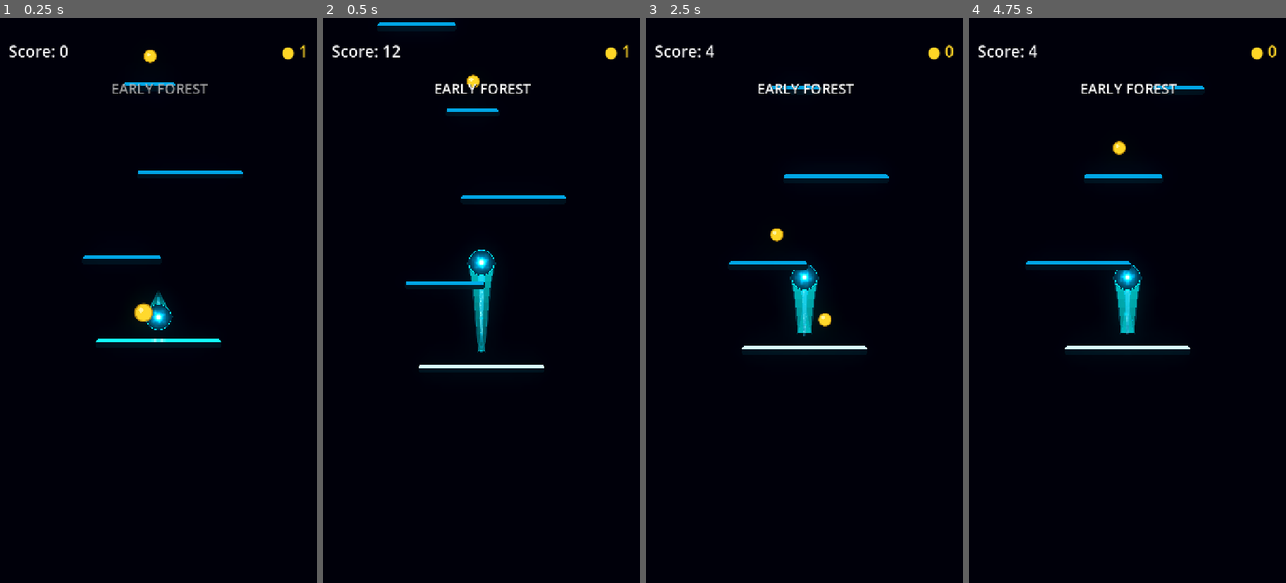
Above: before the commit, frames 1-4 (left to right).
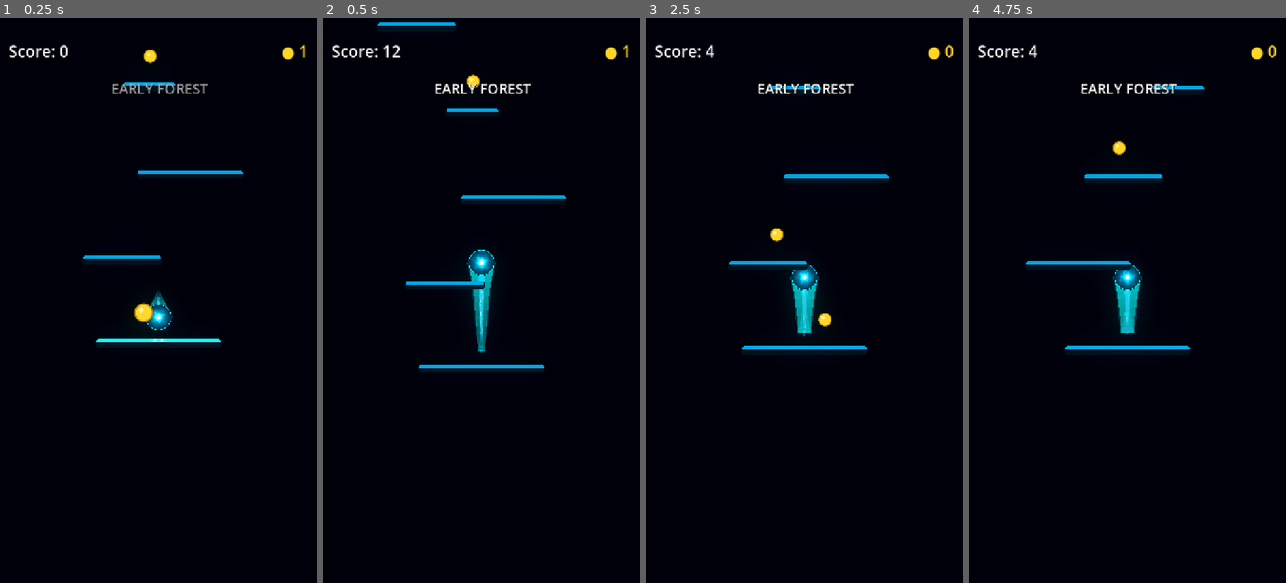
Above: after the commit, the same moments.

Repository: Kryodo/TowerJump
Game: Godot game, scene res://scenes/main.tscn
Same seed, same stepped clock (60 frames per second), same inputs: the game is played once before the commit and once after it.
Inputs (mouse positions are in pixels of both pictures, inside the frame that each line leads up to):
- Up to frame 1 (0.25 s): no input
- Up to frame 2 (0.5 s): no input
- Up to frame 3 (2.5 s): move the mouse to (874, 272) at 0.52 s; hold Right (ui_right) 0.53-1.25 s; click (874, 272) at 0.67 s; drag from (741, 328) to (794, 193) at 1.27 s; click "Nochmal spielen" at 2 s
- Up to frame 4 (4.75 s): move the mouse to (1159, 176) at 2.77 s; hold Left (ui_left) 2.78-3.5 s; drag from (1111, 413) to (1032, 215) at 3.52 s; click "Nochmal spielen" at 4.25 s

Frame 1 is identical in both runs. In frame 2, 0.2% of the frame differs, in the area x 30-70%, y 61-62%; in frame 3, 0.2%; in frame 4, 0.2%.

Commit message:
Refine platform neon activation feedback

Diff:
--- a/scripts/platform.gd
+++ b/scripts/platform.gd
@@ -131,6 +131,9 @@
 	_is_breaking = false
 	_broken = false
 
+	_neon_edge.set_instance_shader_parameter("activated", 0.0)
+	_neon_edge.set_instance_shader_parameter("landing_confirm", 0.0)
+
 	modulate = Color.WHITE
 
 	_collision_shape.disabled = false
@@ -142,6 +145,7 @@
 
 func on_ball_landed(landing_world_x: float) -> float:
 	_play_landing_pulse(landing_world_x)
+	_neon_edge.set_instance_shader_parameter("activated", 1.0)
 	_neon_edge.set_instance_shader_parameter("landing_confirm", 1.0)
 
 	if platform_type == PlatformType.BREAKABLE:
@@ -175,6 +179,17 @@
 		0.18
 	).set_trans(Tween.TRANS_QUAD).set_ease(Tween.EASE_OUT)
 
+	tween.tween_method(
+		func(value: float) -> void:
+			_neon_edge.set_instance_shader_parameter(
+				"landing_confirm",
+				value
+			),
+		1.0,
+		0.0,
+		0.18
+	).set_trans(Tween.TRANS_QUAD).set_ease(Tween.EASE_OUT)
+
 	tween.set_parallel(false)
 
 	tween.tween_method(
@@ -194,10 +209,7 @@
 				"landing_pulse",
 				0.0
 			)
-			_neon_edge.set_instance_shader_parameter(
-				"landing_confirm",
-				0.0
-			)
+			_neon_edge.set_instance_shader_parameter("landing_confirm", 0.0)
 	)
 
 func _update_landing_target() -> void:
